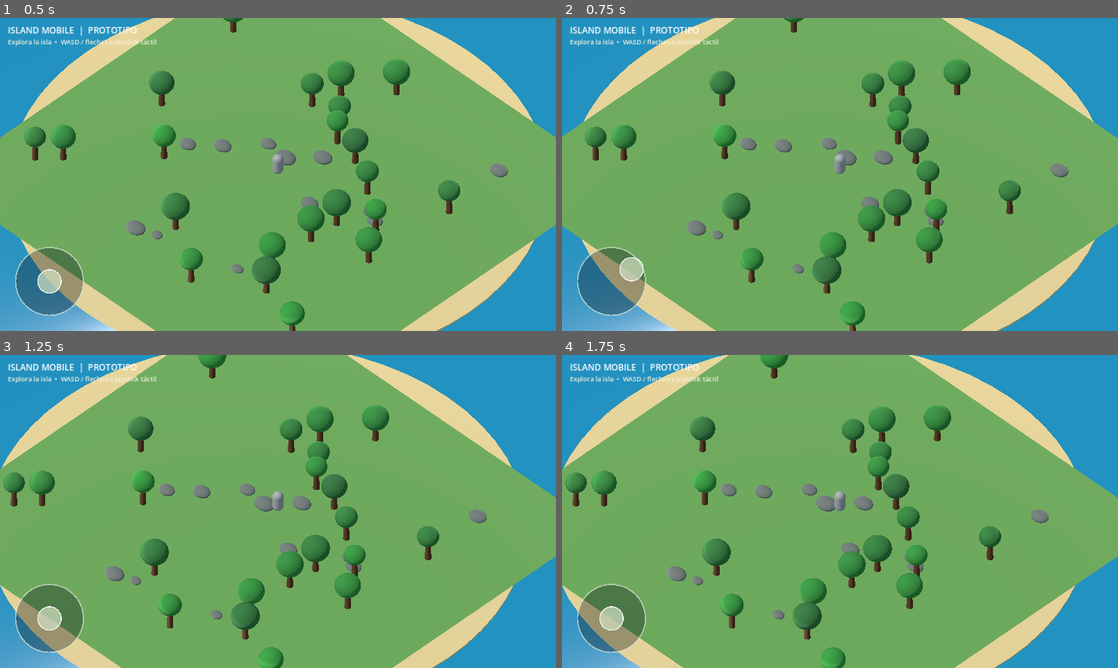
Above: before the commit, frames 1-4 (two rows, left to right).
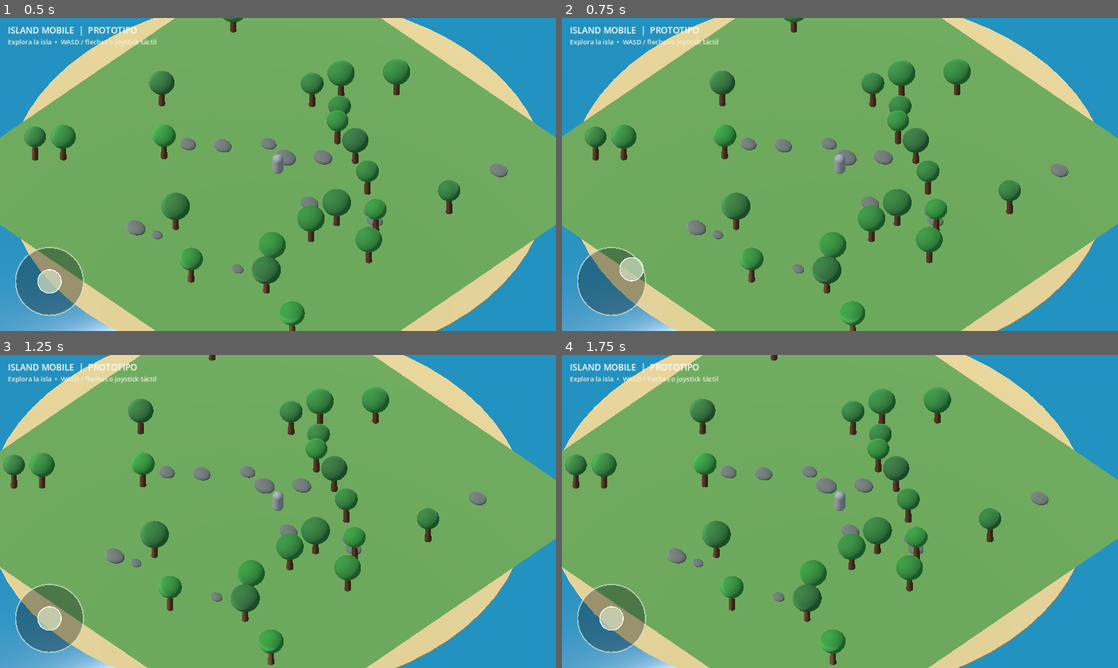
Above: after the commit, the same moments.

Repository: blackluis15-dev/Island-Mobile1
Game: Godot game, scene res://scenes/main.tscn
Same seed, same stepped clock (60 frames per second), same inputs: the game is played once before the commit and once after it.
Inputs (mouse positions are in pixels of both pictures, inside the frame that each line leads up to):
- Up to frame 1 (0.5 s): no input
- Up to frame 2 (0.75 s): tap Enter at 0.5 s; drag from (612, 280) to (895, 105) at 0.52 s
- Up to frame 3 (1.25 s): no input
- Up to frame 4 (1.75 s): drag from (728, 527) to (812, 574) at 1.27 s

Frame 1 is identical in both runs. In frame 2, 0.1% of the frame differs, in the area x 0-100%, y 0-100%; in frame 3, 23%; in frame 4, 23%.

Commit message:
fix: align camera-relative movement input

Diff:
--- a/scripts/player.gd
+++ b/scripts/player.gd
@@ -15,14 +15,14 @@
 		if touch_input.length() > 0.12:
 			input_vector = touch_input
 
-	# Camera-relative movement keeps controls intuitive in an isometric view.
+	# Input.get_vector uses negative Y for forward; camera forward is -basis.z.
 	var forward := -camera.global_basis.z
 	var right := camera.global_basis.x
 	forward.y = 0.0
 	right.y = 0.0
 	forward = forward.normalized()
 	right = right.normalized()
-	var direction := (right * input_vector.x + forward * input_vector.y).normalized()
+	var direction := (right * input_vector.x - forward * input_vector.y).normalized()
 
 	if direction.length() > 0.01:
 		velocity.x = move_toward(velocity.x, direction.x * move_speed, acceleration * delta)
